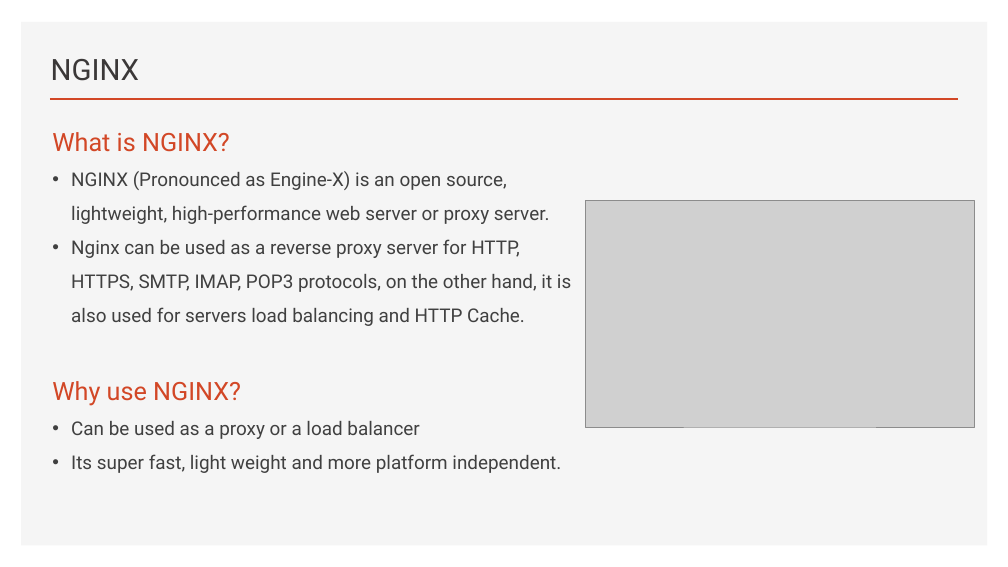
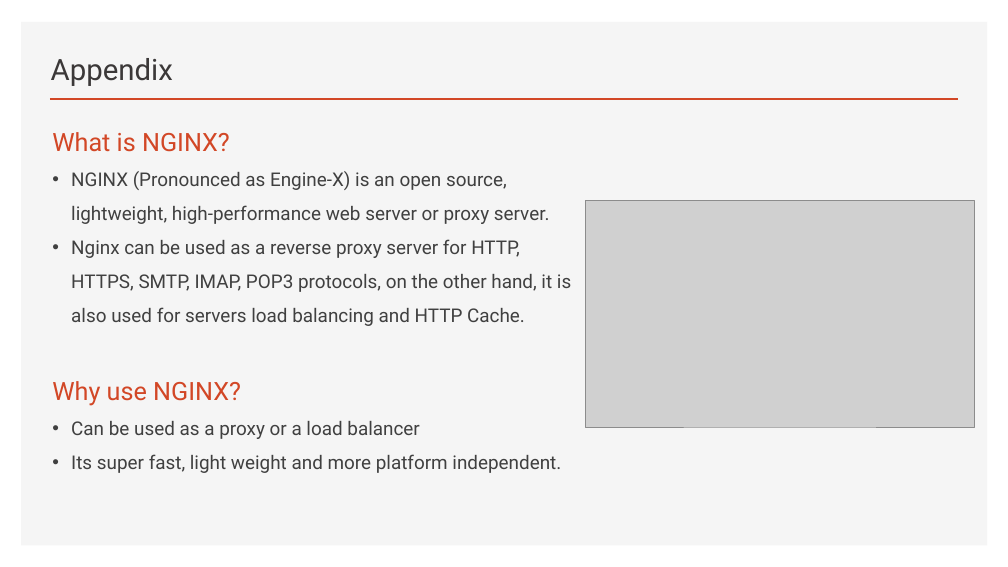
Before and after one commit to brianperera/EasyMaintain, a slide deck: slide 22 of Documents/MicroServices.pptx (slide 19 before the commit). Drawn at 1008x567 pixels with LibreOffice and Linux fonts; fonts in the diff are those of the drawing; grey boxes stand for pictures. Boxes give left, top, right and bottom in pixels: in the first picture for what was removed or moved away, otherwise in the second. Text is boxed around its words. In the diff, an @@ line names an element or a change of style, - is before the commit and + after.

```diff
--- a/Documents/MicroServices.pptx
+++ b/Documents/MicroServices.pptx
@@ title at (51, 58, 173, 86): text changed @@
-NGINX
+Appendix
```
Also in this commit, not shown: 6 other slides changed, 1 slide added.
